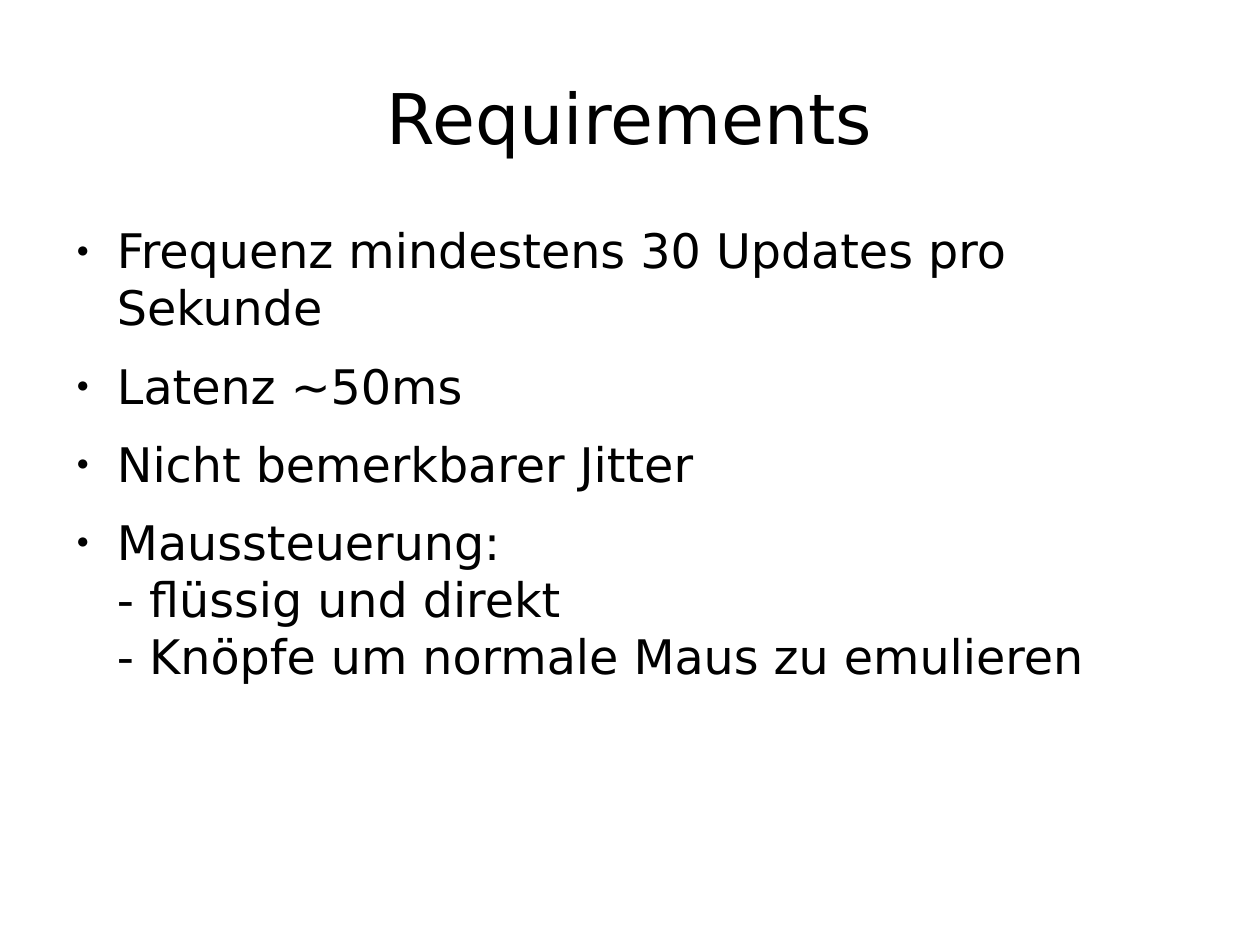
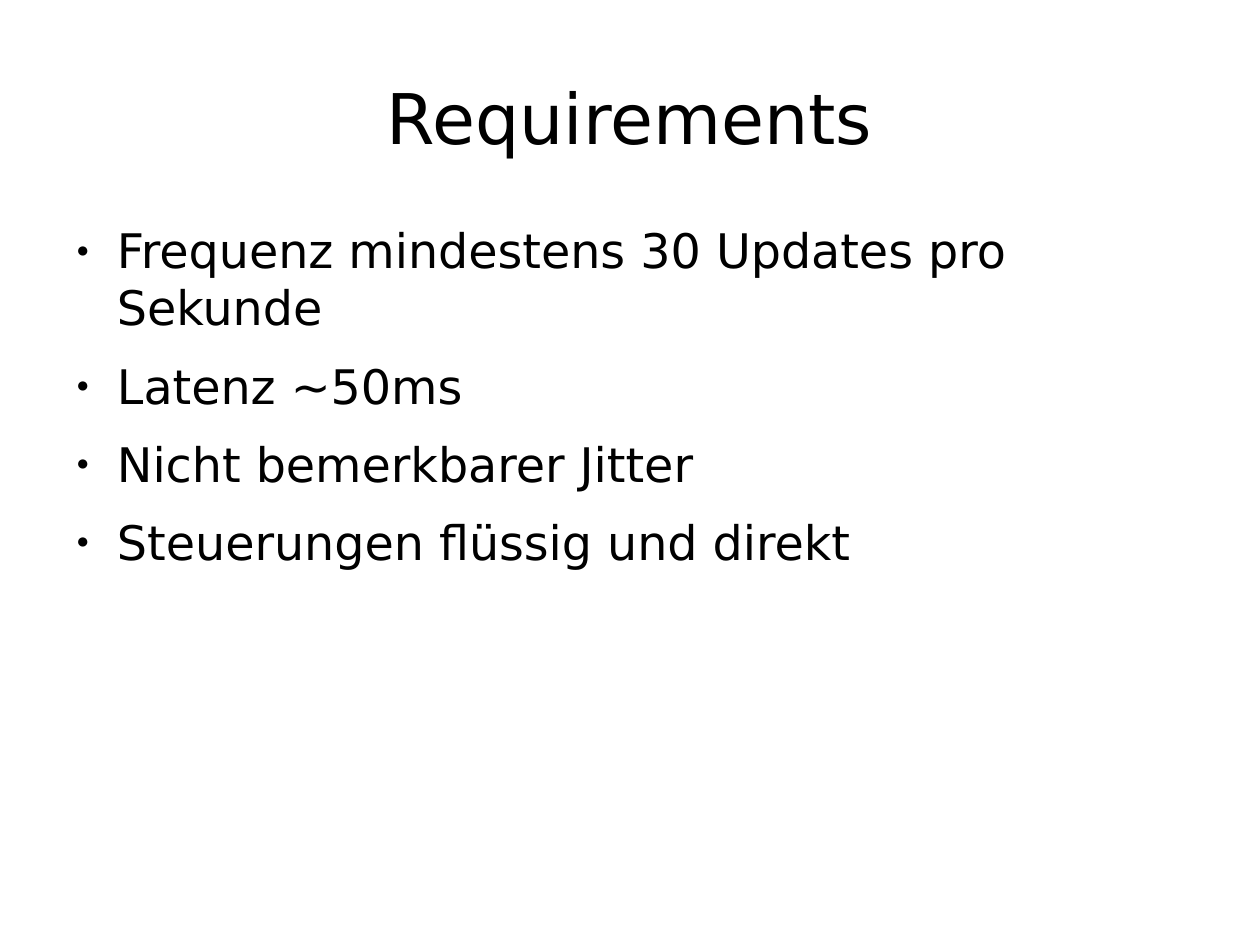
Before and after one commit to enra64/psychic-giggle, a slide deck: slide 5 of zwischenstand anfang dezember.odp. Drawn at 1260x945 pixels with LibreOffice and Linux fonts; fonts in the diff are those of the drawing. Boxes give left, top, right and bottom in pixels: in the first picture for what was removed or moved away, otherwise in the second. Text is boxed around its words. In the diff, an @@ line names an element or a change of style, - is before the commit and + after.

```diff
--- a/zwischenstand anfang dezember.odp
+++ b/zwischenstand anfang dezember.odp
@@ text at [117, 523, 850, 570]: text changed @@
-● Maussteuerung:
-  - flüssig und direkt
-  - Knöpfe um normale Maus zu emulieren
+● Steuerungen flüssig und direkt
```
Also in this commit, not shown: 3 other slides changed, 3 slides added, 5 slides removed, 2 other files.
